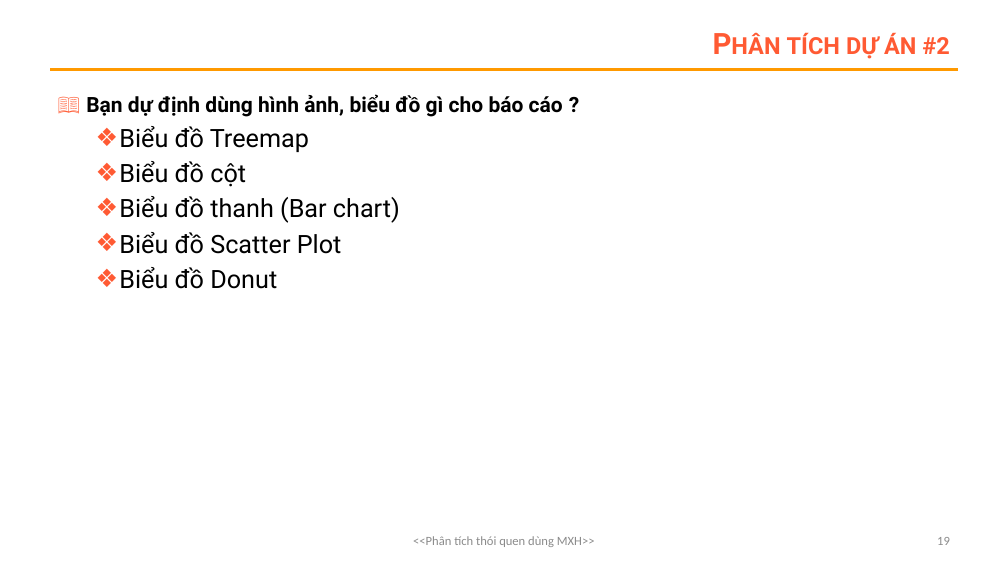
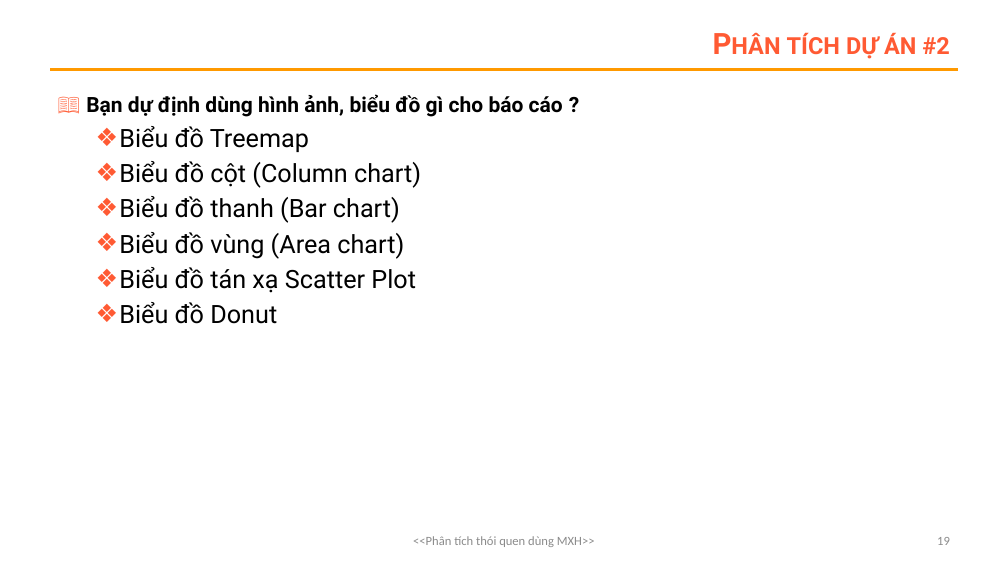
Before and after one commit to Dzimeomeo/DAT111_PROJECT, a slide deck: slide 19 of document/presentation/DAT111 - nhom4.pptx. Drawn at 1008x567 pixels with LibreOffice and Linux fonts; fonts in the diff are those of the drawing; background and template pictures are left out. Boxes give left, top, right and bottom in pixels: in the first picture for what was removed or moved away, otherwise in the second. Text is boxed around its words. In the diff, an @@ line names an element or a change of style, - is before the commit and + after.

```diff
--- a/document/presentation/DAT111 - nhom4.pptx
+++ b/document/presentation/DAT111 - nhom4.pptx
@@ text at [119,161,421,188]: text changed @@
-  ❖ Biểu đồ cột
+  ❖ Biểu đồ cột (Column chart)
@@ text at [119,232,416,293]: text changed @@
-  ❖ Biểu đồ Scatter Plot
+  ❖ Biểu đồ vùng (Area chart)
+  ❖ Biểu đồ tán xạ Scatter Plot
```
Also in this commit, not shown: 1 other slide changed, 1 slide added.
